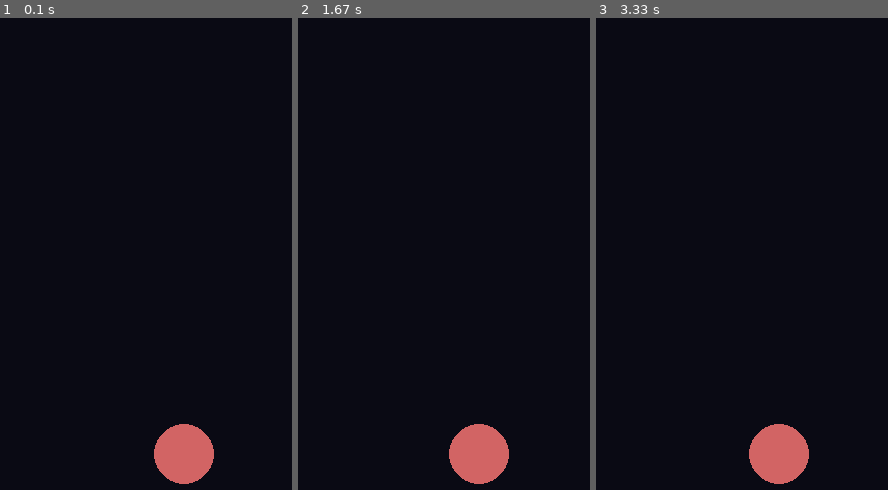
Above: before the commit, frames 1-3 (left to right).
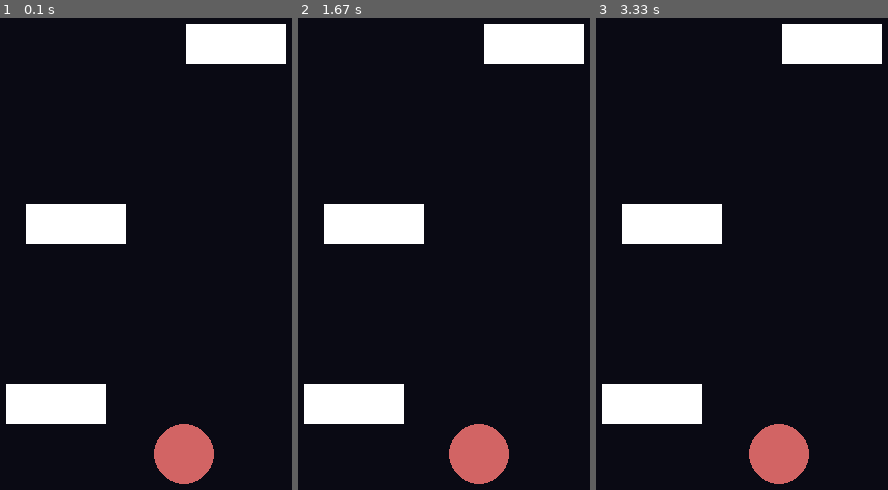
Above: after the commit, the same moments.

Repository: Cubical22/PyGameRepractice
Game: pygame game, started from index.py
The game is run twice, just before and just after one commit, with the same random seed, the same clock (stepped at 60 frames per second) and the same inputs.
Inputs (mouse positions are in pixels of both pictures, inside the frame that each line leads up to):
- Up to frame 1 (0.1 s): no input
- Up to frame 2 (1.67 s): click (484, 305) at 0.38 s; click (484, 343) at 0.72 s; click (359, 216) at 1.05 s; click (outside the picture) at 1.38 s
- Up to frame 3 (3.33 s): click (788, 102) at 1.72 s; click (762, 461) at 2.05 s; click (768, 202) at 2.38 s; click (724, 178) at 2.72 s; click (887, 254) at 3.05 s

The runs differ from the first frame. In frame 1, 8.7% of the frame differs, in the area x 2-98%, y 1-87%; in frame 2, 8.7%; in frame 3, 8.7%.

Commit message:
added rendering and layering to the OBs

Diff:
--- a/Items/OB/OB.py
+++ b/Items/OB/OB.py
@@ -1,3 +1,12 @@
+import pygame
+from constants import OB_COLOR, SCREEN_SIZE, LAYER_DISTANCE, LAYER_OFFSET
+
 class OB:
-    def __init__(self):
-        print("working")
+    def __init__(self, layer, x):
+        self.x = x
+        self.layer = layer
+        self.size = (100,40)
+
+    def draw(self, window):
+        y = SCREEN_SIZE[1] - self.size[1] - self.layer * LAYER_DISTANCE - LAYER_OFFSET
+        pygame.draw.rect(window, OB_COLOR, (self.x,  y, self.size[0], self.size[1])) # for now just rectangles
--- a/constants.py
+++ b/constants.py
@@ -5,3 +5,6 @@
 CIRCLE_RADIUS = 30
 
 OBS = [] # this array is a constant, but can be changed in case required
+LAYER_DISTANCE = 180
+LAYER_OFFSET = 180 # the distance of the first layer from the bottom of the screens
+OB_COLOR = (255,255,255)
--- a/index.py
+++ b/index.py
@@ -15,7 +15,7 @@
 rotation_multipler = 1
 
 # spawning obs
-OBS.append(OB())
+OBS.extend([OB(0, 20), OB(1,40), OB(2, 200)])
 
 # main game loop
 while True:
@@ -36,4 +36,8 @@
     # drawing the player balls (will be moved later)
     Player.draw_player(window, animation_value)
 
+    # drawing OBs
+    for ob in OBS:
+        ob.draw(window)
+
     pygame.display.update() # updating the display
